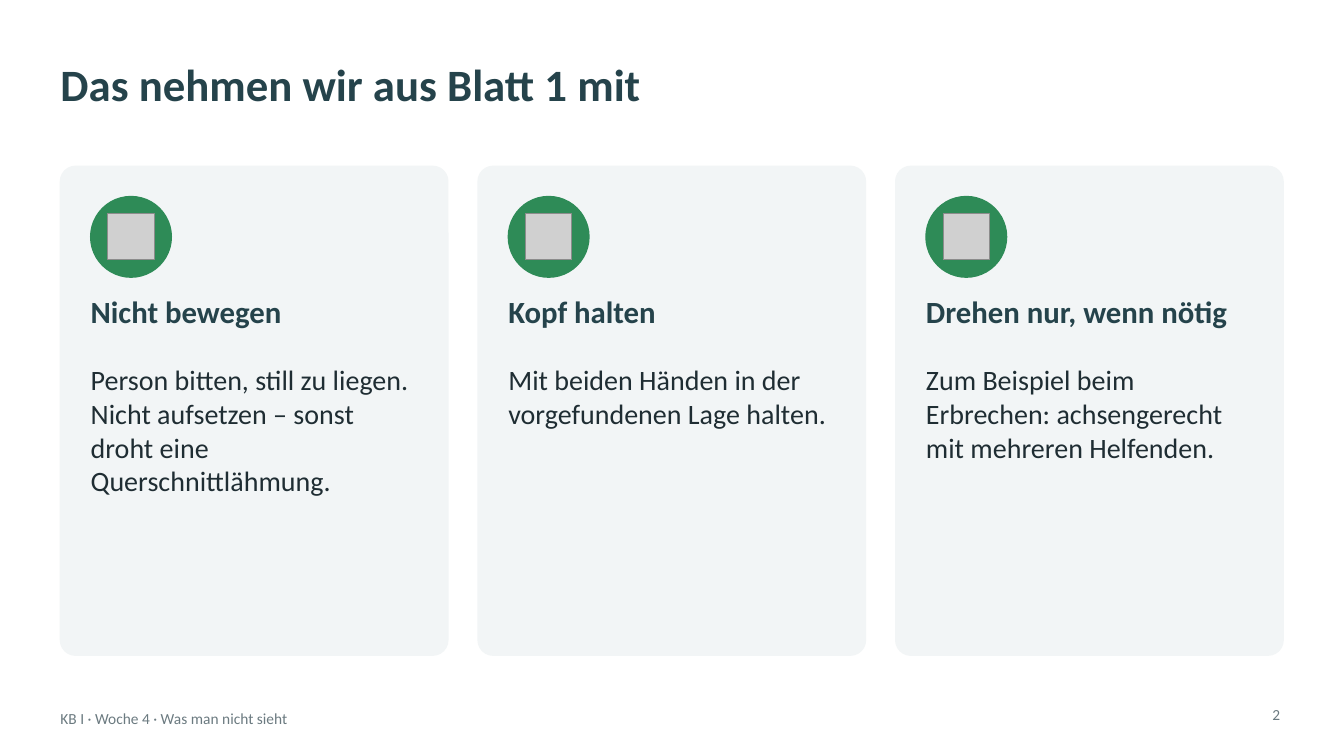
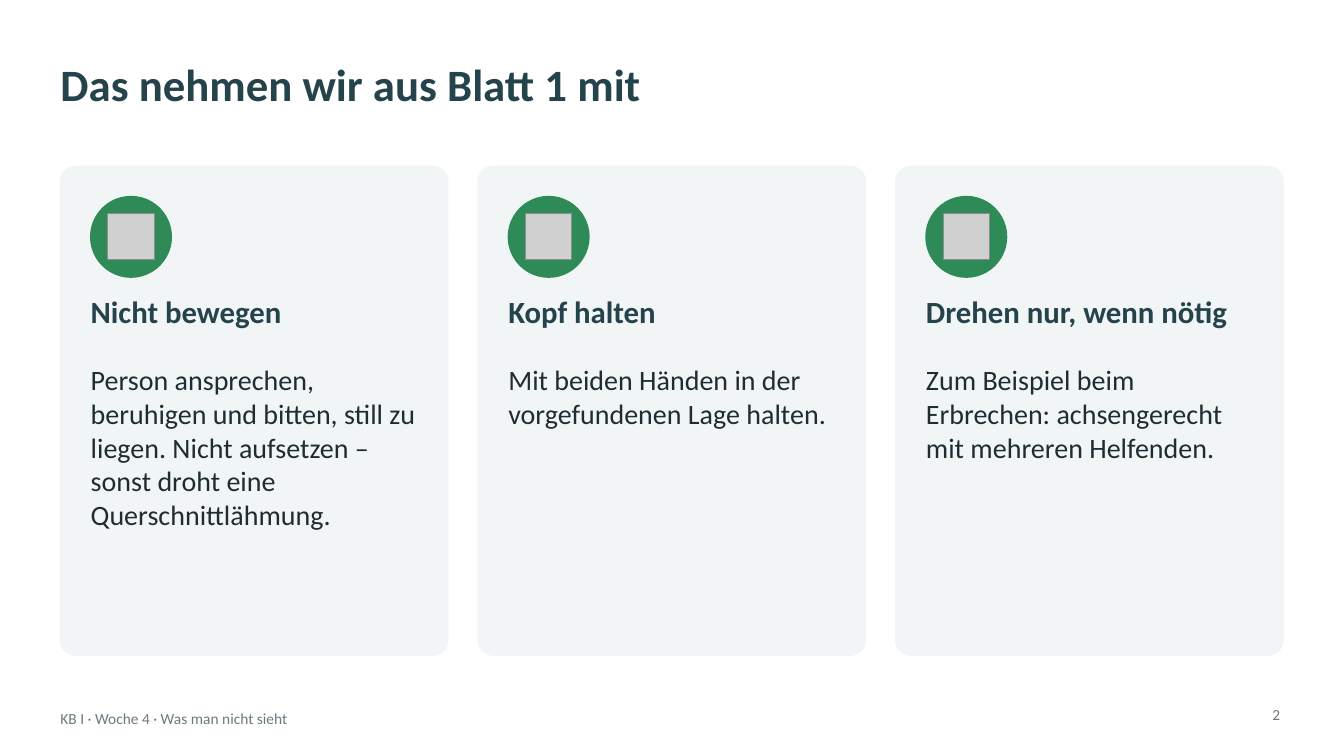
Before and after one commit to klawittersven-arch/3BFP2-kb1-notfall, a slide deck: slide 2 of arbeitsblatt/KB1_W4_Praesentation_2_Gelenkstelle_Innere_Blutung.pptx. Drawn at 1344x756 pixels with LibreOffice and Linux fonts; fonts in the diff are those of the drawing; grey boxes stand for pictures; background and template pictures are left out. Boxes give left, top, right and bottom in pixels: in the first picture for what was removed or moved away, otherwise in the second. Text is boxed around its words. In the diff, an @@ line names an element or a change of style, - is before the commit and + after.

```diff
--- a/arbeitsblatt/KB1_W4_Praesentation_2_Gelenkstelle_Innere_Blutung.pptx
+++ b/arbeitsblatt/KB1_W4_Praesentation_2_Gelenkstelle_Innere_Blutung.pptx
@@ text at [91,370,415,530]: text changed @@
-Person bitten, still zu liegen. Nicht aufsetzen – sonst droht eine Querschnittlähmung.
+Person ansprechen, beruhigen und bitten, still zu liegen. Nicht aufsetzen – sonst droht eine Querschnittlähmung.
```
Also in this commit, not shown: 19 other files.
